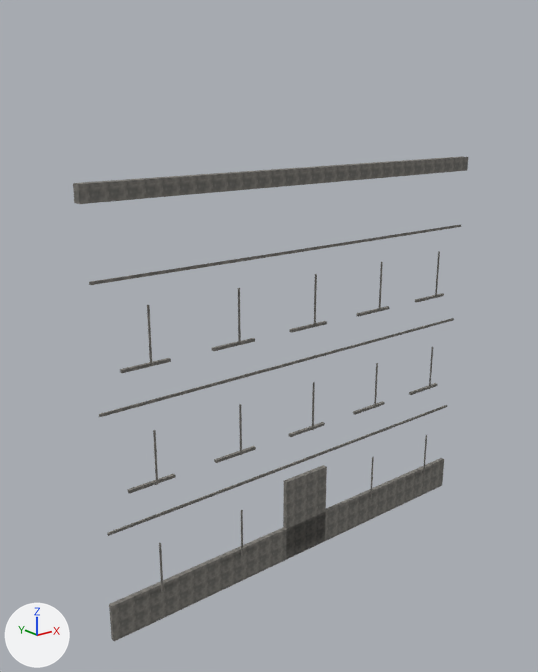
The OBJ model resources/blender/zombie_street/Street_BlockR1_Trim.obj, before and after one commit.
Both versions are drawn from a 50 mm camera at (-13.43, -14.97, 12.64) aimed at (-0.94, 0.65, 6.39). Every picture has the same lights, and +X, +Y and +Z are marked at lower left. The older version comes first. Where no turn or scale is listed for an object, it has been applied to the vertices.

Script lines for the objects in view, before the commit:
```python
me_street_blockr1_trim = bpy.data.meshes.new('Street_BlockR1_Trim')
me_street_blockr1_trim.from_pydata(...)  # 272 vertices, 408 faces; spans x -6.6..6.6, y -0.22..0.26, z -0.58..11.0
me_street_blockr1_trim.materials.append(mat_trimstone)  # picture img_trimstone_png
ob_street_blockr1_trim = bpy.data.objects.new('Street_BlockR1_Trim', me_street_blockr1_trim)
ob_street_blockr1_trim.location = (0.0, 0.0, 0.0)
```
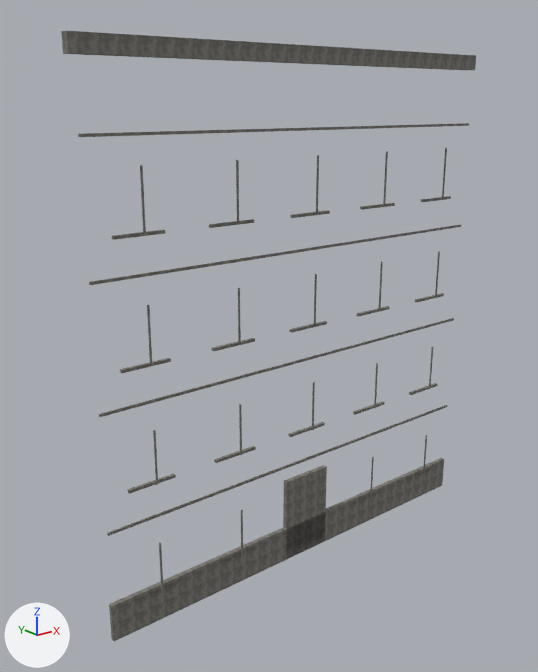
Pixel boxes (x1, y1, x2, y2) of what changed, in the pictures (538 x 672 px; the box of a moved part takes in the faces that stretch with it):
'Street_BlockR1_Trim', reshaped (26% taller)
    before: (73, 156, 468, 641)
    after: (61, 31, 476, 641)
part 1 of me_street_blockr1_trim, moved or reshaped
    before: (73, 156, 468, 204)
    after: (61, 31, 476, 70)
part 2 of me_street_blockr1_trim, added
    after: (78, 123, 469, 137)
part 3 of me_street_blockr1_trim, added
    after: (112, 230, 165, 240)
part 4 of me_street_blockr1_trim, added
    after: (140, 165, 146, 233)
part 5 of me_street_blockr1_trim, added
    after: (209, 219, 254, 228)
part 6 of me_street_blockr1_trim, added
    after: (236, 160, 239, 222)
part 7 of me_street_blockr1_trim, added
    after: (290, 210, 330, 218)
part 8 of me_street_blockr1_trim, added
    after: (316, 155, 319, 212)
part 9 of me_street_blockr1_trim, added
    after: (360, 203, 395, 210)
part 10 of me_street_blockr1_trim, added
    after: (383, 151, 388, 204)
part 11 of me_street_blockr1_trim, added
    after: (421, 196, 451, 202)
part 12 of me_street_blockr1_trim, added
    after: (442, 148, 447, 197)

What changed in the scene script:
```text
Change me_street_blockr1_trim:
    used by ob_street_blockr1_trim; location = (0.0, 0.0, 0.0)
    remove me_street_blockr1_trim.from_pydata(...)  # 272 vertices, 408 faces; spans x -6.6..6.6, y -0.22..0.26, z -0.58..11.0
    add me_street_blockr1_trim.from_pydata(...)  # 360 vertices, 540 faces; spans x -6.6..6.6, y -0.22..0.26, z -0.58..14.0
    me_street_blockr1_trim part 1: the loose piece of 8 vertices spanning x -6.6..6.6, y 0.0..0.26, z 10.58..11.0 is moved by (0.0, 0.0, 3.0)
    me_street_blockr1_trim part 2: a new loose piece, a box spanning x -6.5..6.5, y 0.0..0.05, z 11.95..12.02, in mat_trimstone (picture img_trimstone_png)
    me_street_blockr1_trim part 3: a new loose piece, a box spanning x -5.865..-4.535, y 0.0..0.09, z 9.74..9.82, in mat_trimstone (picture img_trimstone_png)
    me_street_blockr1_trim part 4: a new loose piece, a box spanning x -5.225..-5.175, y -0.225..-0.195, z 9.86..11.33, in mat_trimstone (picture img_trimstone_png)
    me_street_blockr1_trim part 5: a new loose piece, a box spanning x -3.265..-1.935, y 0.0..0.09, z 9.74..9.82, in mat_trimstone (picture img_trimstone_png)
    me_street_blockr1_trim part 6: a new loose piece, a box spanning x -2.625..-2.575, y -0.225..-0.195, z 9.86..11.33, in mat_trimstone (picture img_trimstone_png)
    me_street_blockr1_trim part 7: a new loose piece, a box spanning x -0.665..0.665, y 0.0..0.09, z 9.74..9.82, in mat_trimstone (picture img_trimstone_png)
    me_street_blockr1_trim part 8: a new loose piece, a box spanning x -0.025..0.025, y -0.225..-0.195, z 9.86..11.33, in mat_trimstone (picture img_trimstone_png)
    me_street_blockr1_trim part 9: a new loose piece, a box spanning x 1.935..3.265, y 0.0..0.09, z 9.74..9.82, in mat_trimstone (picture img_trimstone_png)
    me_street_blockr1_trim part 10: a new loose piece, a box spanning x 2.575..2.625, y -0.225..-0.195, z 9.86..11.33, in mat_trimstone (picture img_trimstone_png)
    me_street_blockr1_trim part 11: a new loose piece, a box spanning x 4.535..5.865, y 0.0..0.09, z 9.74..9.82, in mat_trimstone (picture img_trimstone_png)
    me_street_blockr1_trim part 12: a new loose piece, a box spanning x 5.175..5.225, y -0.225..-0.195, z 9.86..11.33, in mat_trimstone (picture img_trimstone_png)
```
